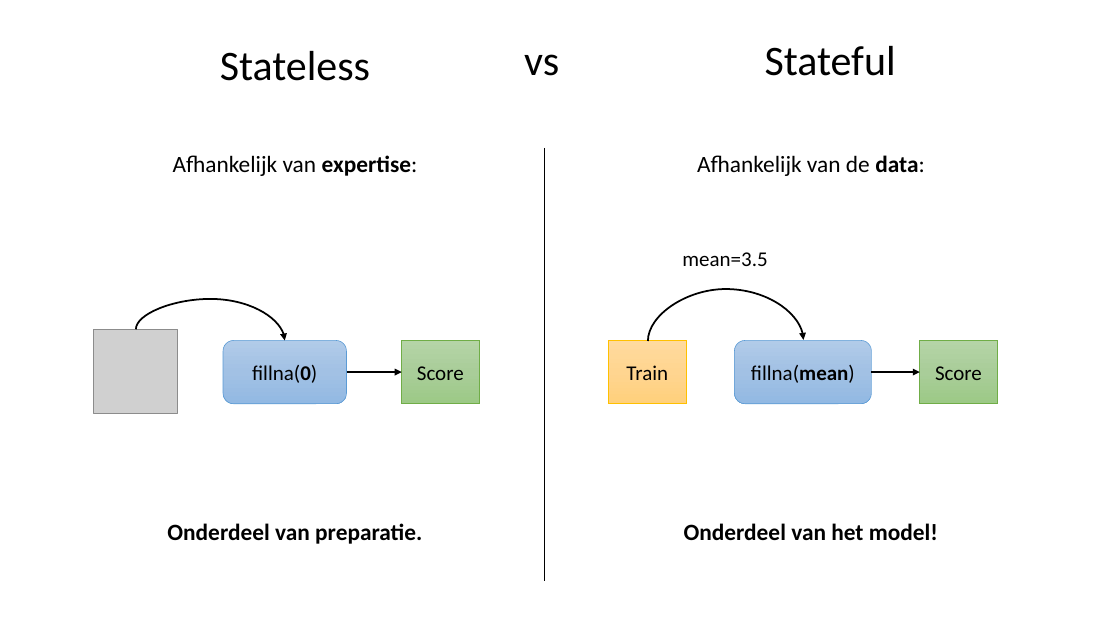
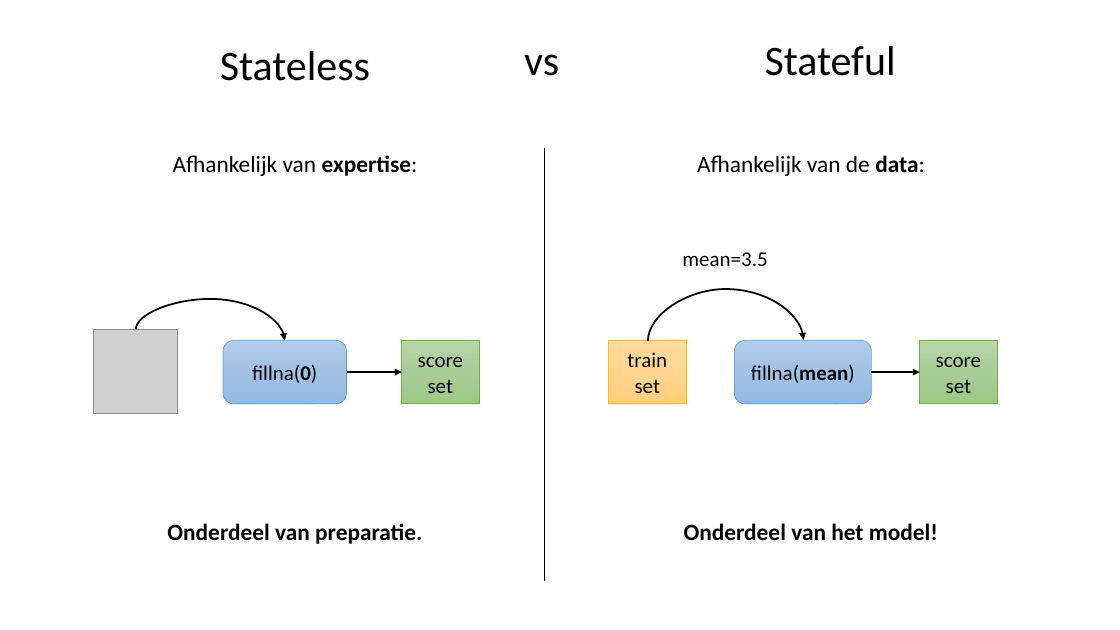
Before and after one commit to LFKoning/knowledge-sharing, a slide deck: slide 12 of python_course/4_scikit_learn/python_cursus_4.pptx. Drawn at 1120x630 pixels with LibreOffice and Linux fonts; fonts in the diff are those of the drawing; grey boxes stand for pictures. Boxes give left, top, right and bottom in pixels: in the first picture for what was removed or moved away, otherwise in the second. Text is boxed around its words. In the diff, an @@ line names an element or a change of style, - is before the commit and + after.

```diff
--- a/python_course/4_scikit_learn/python_cursus_4.pptx
+++ b/python_course/4_scikit_learn/python_cursus_4.pptx
@@ text in rectangle at <box>418,357,463,393</box>: text changed @@
-Score
+score
+set
@@ text in rectangle at <box>627,352,667,393</box>: text changed @@
-Train
+train
+set
@@ text in rectangle at <box>936,357,981,393</box>: text changed @@
-Score
+score
+set
```
Also in this commit, not shown: 15 other slides changed, 5 slides added, 1 slide removed, 8 other files.
